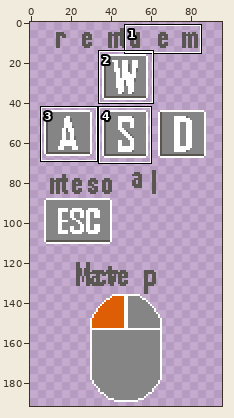
Pixel-art file -- sprite_assets/menus/spr_menu_interactions.aseprite. Above: a wide view before the commit, with the close-up outlined.
Close-up. Before the edit:
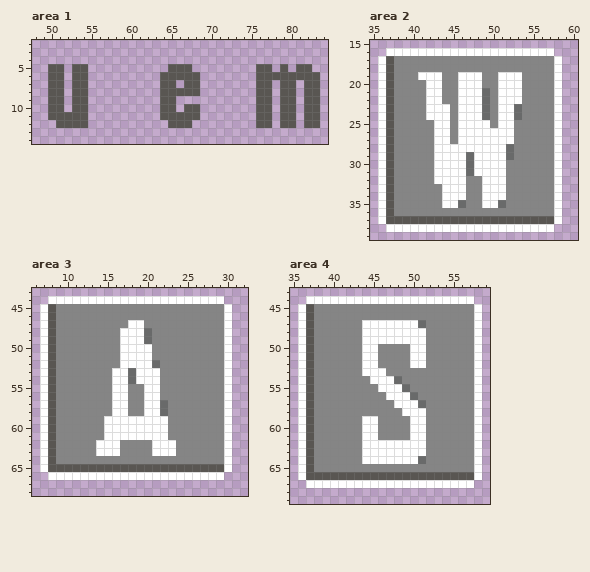
96x192 pixels, 1 frame. Shown: area 1: x 48..84, y 2..14; area 2: x 35..60, y 15..39; area 3: x 6..32, y 43..68; area 4: x 35..59, y 43..69. The old version is drawn lined up with the new one. The commit also changed other parts of the picture, which this record leaves out.
After the commit:
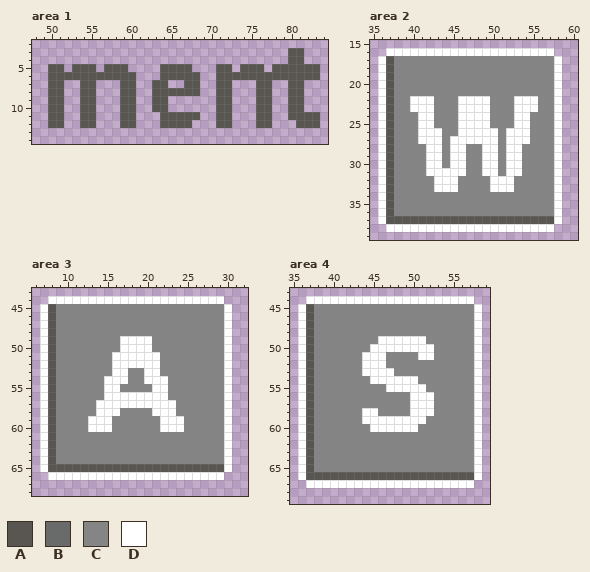
Palette (. is transparent): A #595652  B #696a6a  C #858585  D #ffffff
Difference:
drawings rearranged on the sheet (the old picture shows each at its new place)
Changed rows in their new state; - is an unchanged pixel.
Area 1:
first column x 50:
 3 ------------------------------AA--
 4 ------------------------------AA--
 5 -----A-AAA----A------AA-AA-.A-A--A
 6 --A--AAAAAA----------AAAAA--------
 7 ---.-A---AA--A-.-----AA------.-A..
 8 ---.-A---AA--A-------AA------.-A..
 9 ---.-A---AA--A-.-----AA------.-A..
10 ---.-A---AA--A-.-..--AA------.-A..
11 --..-A---AA----------AA------.-A--
12 A-..-A---AA---A------AA------..A--
Area 2:
first column x 40:
19 -CCC--CCC--CCC--
20 --CC--CCC--CCC--
21 --CC--CCCC-CCC--
22 DD-C-----D-CC-DD
23 DD-CC----D-CCDDD
24 -D-CC----D-CCDD-
25 -DDCC------CCDD-
26 -DD-C------C-DD-
27 -DD-CD-----C-DD-
28 --D-C--CC--CDD--
29 --D-C--CC--CDD--
30 --D-C--CC--CDD--
31 --D----CC--CDD--
32 ------C--C--D---
33 ---D--C--C--D---
34 ----CCC--CCC----
35 ----CCC--CCC----
Area 3:
first column x 13:
47 -----CC-----
48 ----CCCC----
49 -------D----
51 ---D----D---
52 ---D----D---
53 -----CC-----
54 --D--CC--D--
55 --D-C--C-D--
56 --D--DD--D--
57 -DD--DD--DD-
58 -DD-C--C-DD-
59 DD-CCCCCC-DD
60 DD-CCCCCC-DD
61 --CCCCCCCC--
62 -CCC----CCC-
63 -CCC----CCC-
Area 4:
first column x 44:
47 CCCCCCCC-
48 CCCCCCCC-
49 CC-------
50 C-DDDD--D
51 --D---C-D
52 --D---CC-
53 ---D-----
54 ----DDD--
55 --C--DDD-
56 ---CCCDDD
57 ----CC-DD
58 DD---C--D
59 --DDDD---
60 C-DDDD-C-
61 CC----CC-
62 CCCCCCCC-
63 CCCCCCCC-
64 CCCCCCCC-
